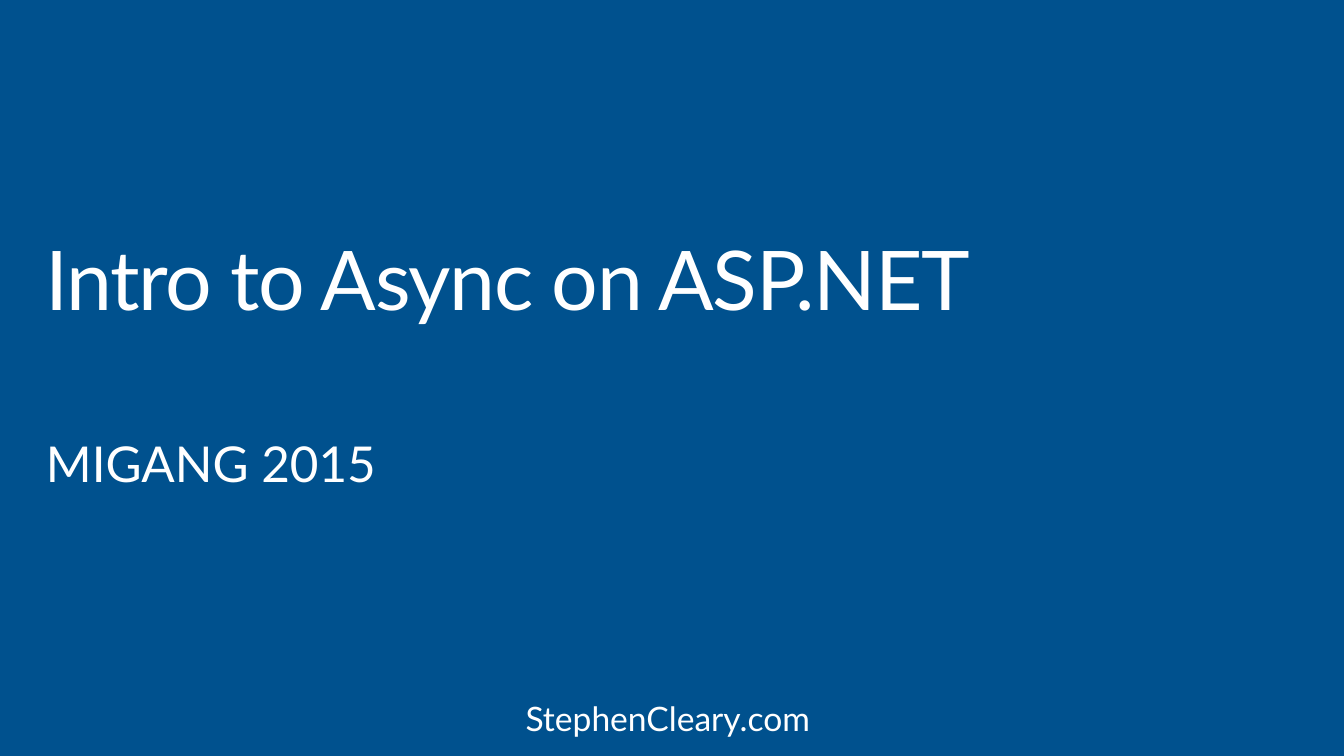
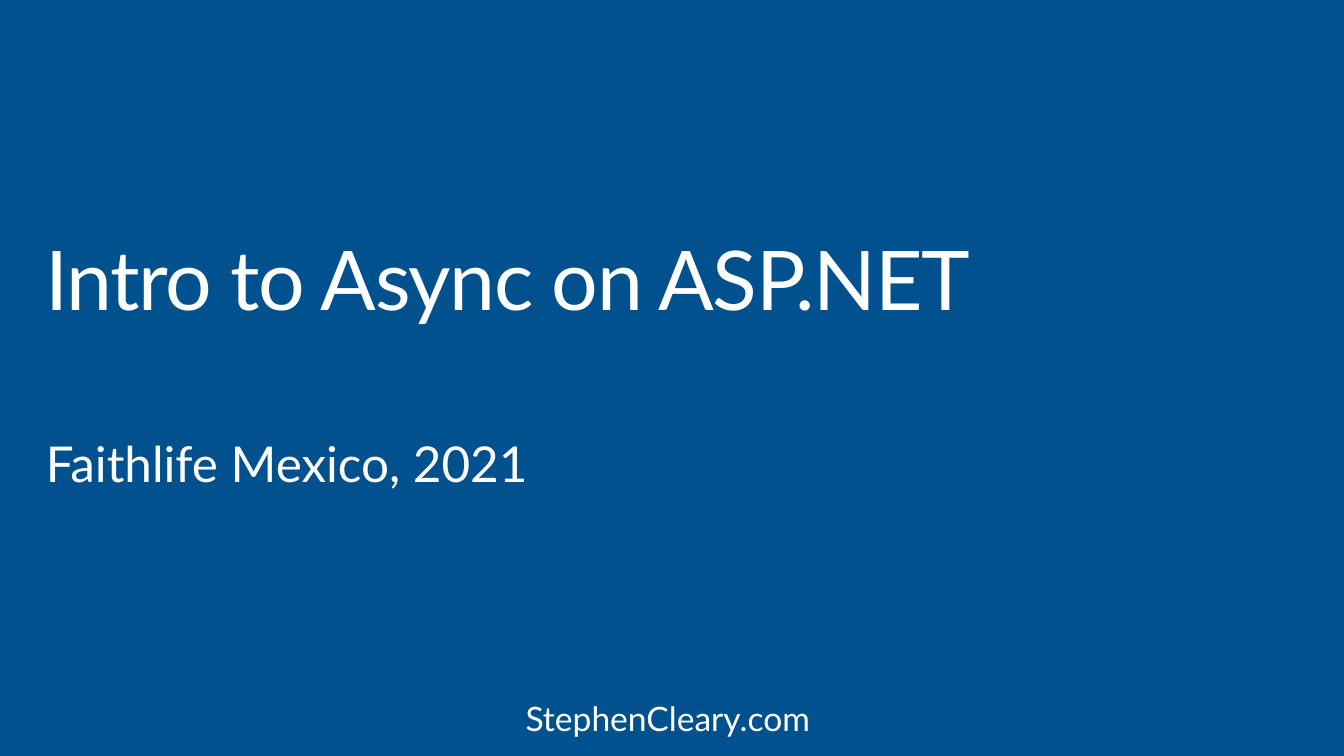
Before and after one commit to StephenCleary/Presentations, a slide deck: slide 1 of Async Servers/Intro to Async ASP.NET - 16.9.pptx. Drawn at 1344x756 pixels with LibreOffice and Linux fonts; fonts in the diff are those of the drawing. Boxes give left, top, right and bottom in pixels: in the first picture for what was removed or moved away, otherwise in the second. Text is boxed around its words. In the diff, an @@ line names an element or a change of style, - is before the commit and + after.

Commit message:
Updates for talk at Faithlife.

```diff
--- a/Async Servers/Intro to Async ASP.NET - 16.9.pptx
+++ b/Async Servers/Intro to Async ASP.NET - 16.9.pptx
@@ text at <box>46,445,528,489</box>: text changed @@
-MIGANG 2015
+Faithlife Mexico, 2021
```
Also in this commit, not shown: 18 other slides changed, 1 slide added, 1 slide removed, 5 other files.
